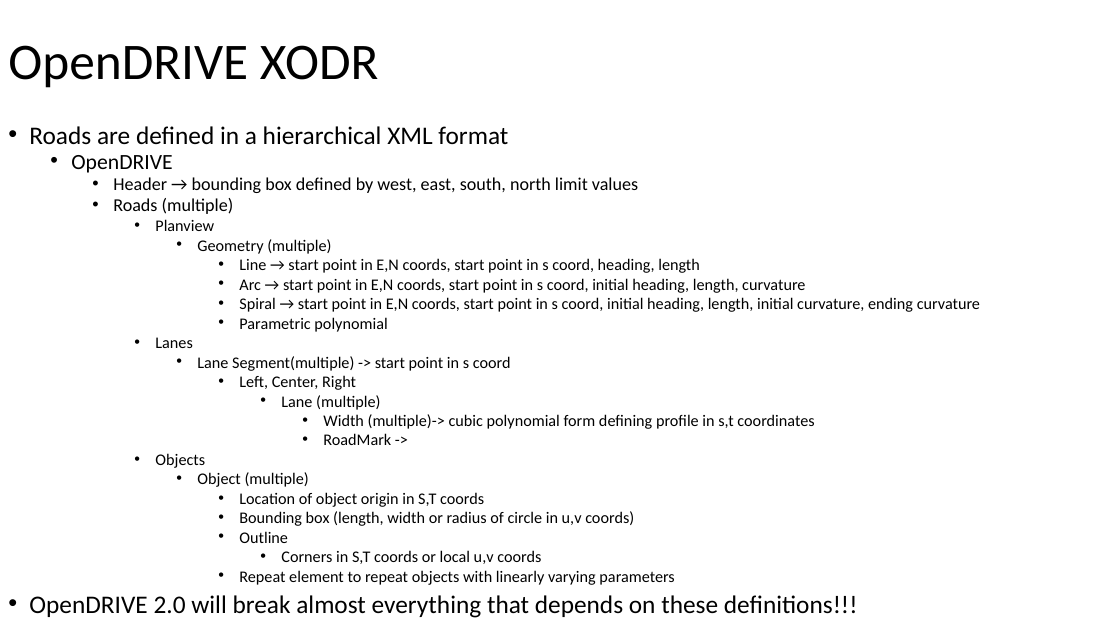
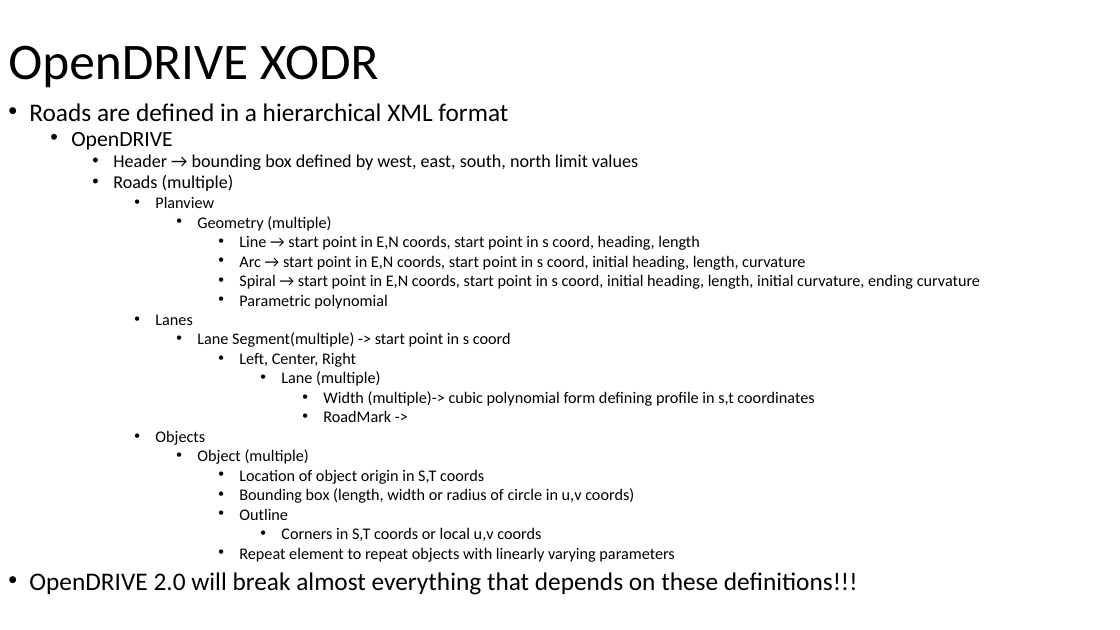
Before and after one commit to ivsg-psu/PathPlanning_MapTools_ParseXODR, a slide deck: slide 3 of Documents/OpenDRIVE-MATLAB.pptx (slide 2 before the commit). Drawn at 1120x630 pixels with LibreOffice and Linux fonts; fonts in the diff are those of the drawing. Boxes give left, top, right and bottom in pixels: in the first picture for what was removed or moved away, otherwise in the second. Text is boxed around its words. In the diff, an @@ line names an element or a change of style, - is before the commit and + after.

```diff
--- a/Documents/OpenDRIVE-MATLAB.pptx
+++ b/Documents/OpenDRIVE-MATLAB.pptx
@@ text "Roads are defined in a ...": place and size @@
-text "Roads are defined in a ..." at bbox=[29, 126, 980, 618]
+text "Roads are defined in a ..." at bbox=[29, 103, 980, 595]
```
Also in this commit, not shown: 1 other slide changed, 2 slides added, 1 slide removed, 5 other files.
